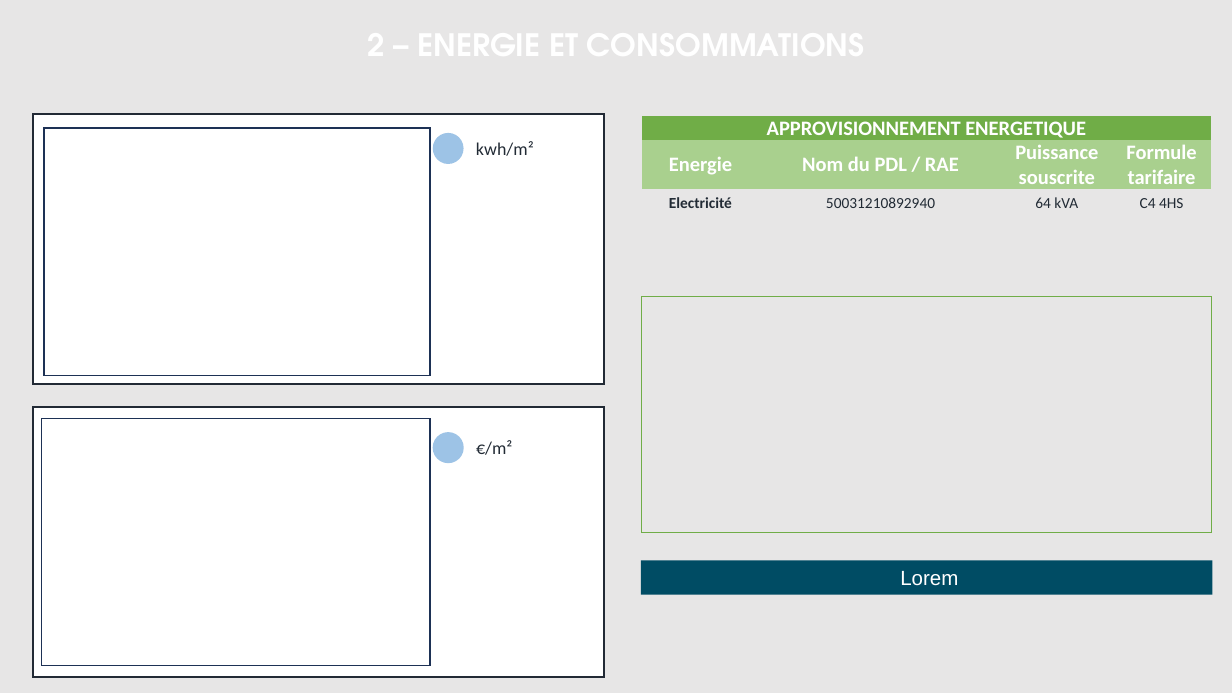
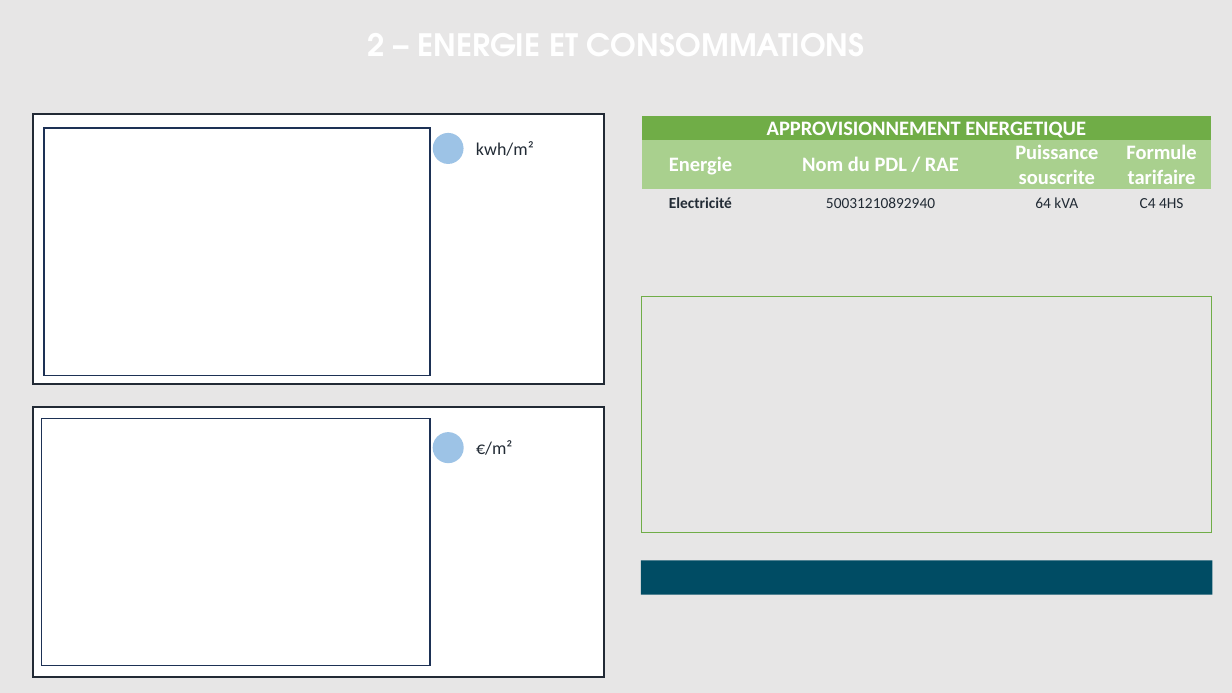
Before and after one commit to sigsieml/super-cep, a slide deck: slide 3 of app/src/main/assets/powerpointvierge.pptx. Drawn at 1232x693 pixels with LibreOffice and Linux fonts; fonts in the diff are those of the drawing; background and template pictures are left out. Boxes give left, top, right and bottom in pixels: in the first picture for what was removed or moved away, otherwise in the second. Text is boxed around its words. In the diff, an @@ line names an element or a change of style, - is before the commit and + after.

```diff
--- a/app/src/main/assets/powerpointvierge.pptx
+++ b/app/src/main/assets/powerpointvierge.pptx
@@ text in rectangle at [900, 571, 958, 586]: text removed @@
-Lorem
```
Also in this commit, not shown: 6 other slides changed, 23 other files.
